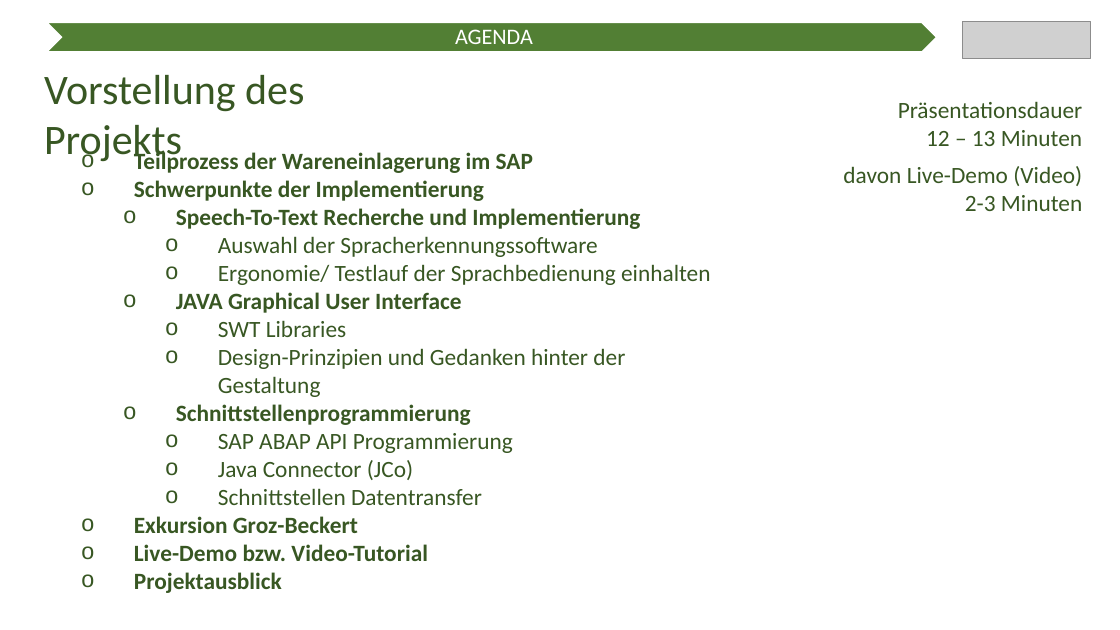
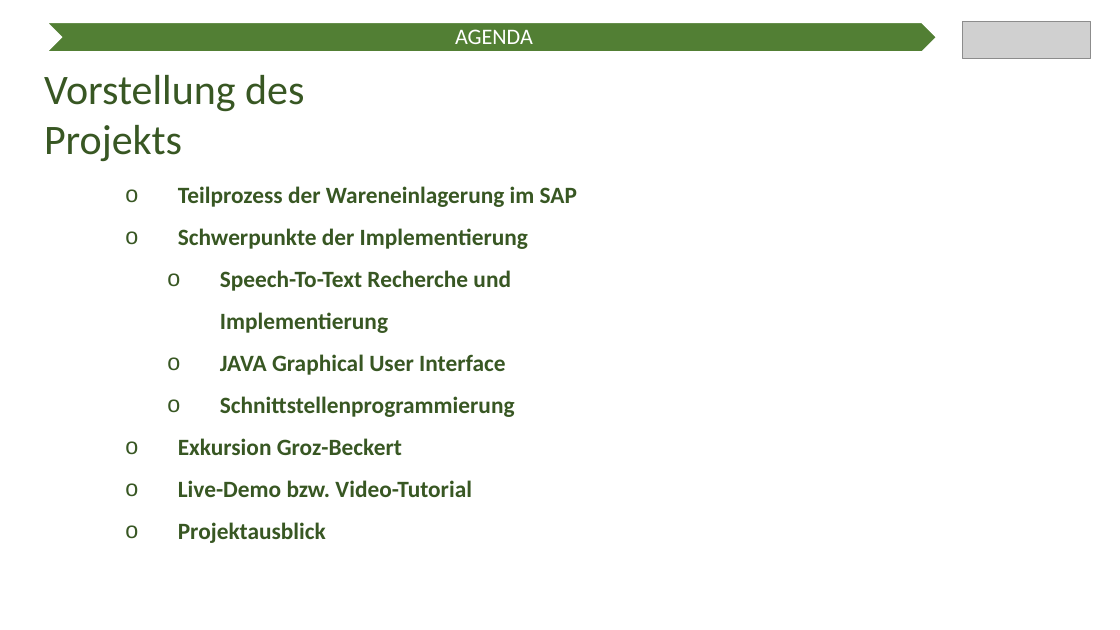
Before and after one commit to Ratoh/SAPLEXA, a slide deck: slide 2 of CavallaroAngelo/Präsentation Wahlmodulvorstellung/SAPlexa Präsentation.pptx. Drawn at 1120x630 pixels with LibreOffice and Linux fonts; fonts in the diff are those of the drawing; grey boxes stand for pictures. Boxes give left, top, right and bottom in pixels: in the first picture for what was removed or moved away, otherwise in the second. Text is boxed around its words. In the diff, an @@ line names an element or a change of style, - is before the commit and + after.

Commit message:
Update Presentation

```diff
--- a/CavallaroAngelo/Präsentation Wahlmodulvorstellung/SAPlexa Präsentation.pptx
+++ b/CavallaroAngelo/Präsentation Wahlmodulvorstellung/SAPlexa Präsentation.pptx
@@ text removed at <box>898,101,1083,146</box> @@
-Präsentationsdauer
-12 – 13 Minuten
@@ text "Teilprozess der Wareneinlagerung im SAP": place and size @@
-text "Teilprozess der Wareneinlagerung im SAP" at <box>134,149,711,561</box>
+text "Teilprozess der Wareneinlagerung im SAP" at <box>178,186,577,497</box>
@@ text "Teilprozess der Wareneinlagerung im SAP" at <box>178,186,577,497</box>: line spacing 1 to 1.5 @@
@@ text removed at <box>843,166,1082,211</box> @@
-davon Live-Demo (Video)
-2-3 Minuten
@@ text at <box>218,236,711,285</box>: paragraphs removed @@
-    o Auswahl der Spracherkennungssoftware
-    o Ergonomie/ Testlauf der Sprachbedienung einhalten
@@ text at <box>218,320,625,397</box>: paragraphs removed @@
-    o SWT Libraries
-    o Design-Prinzipien und Gedanken hinter der Gestaltung
@@ text at <box>218,433,513,505</box>: paragraphs removed @@
-    o SAP ABAP API Programmierung
-    o Java Connector (JCo)
-    o Schnittstellen Datentransfer
```
Also in this commit, not shown: 7 other slides changed, 2 slides added, 2 slides removed.
